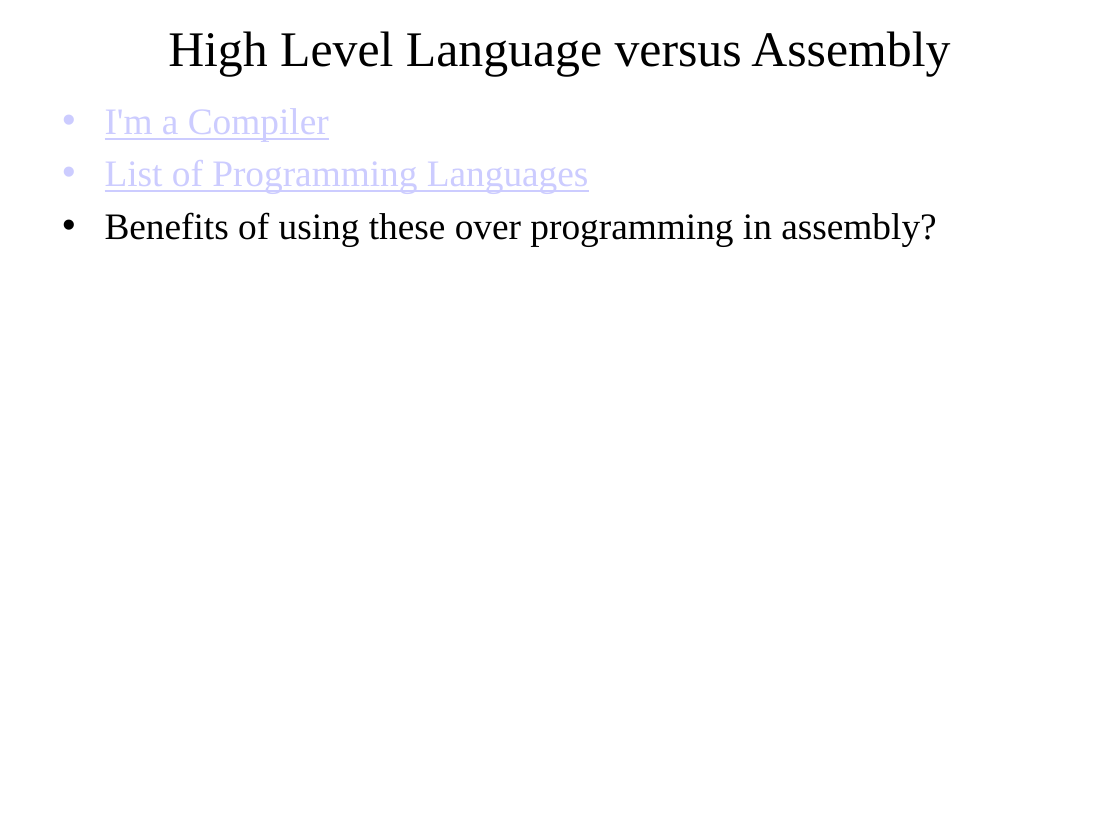
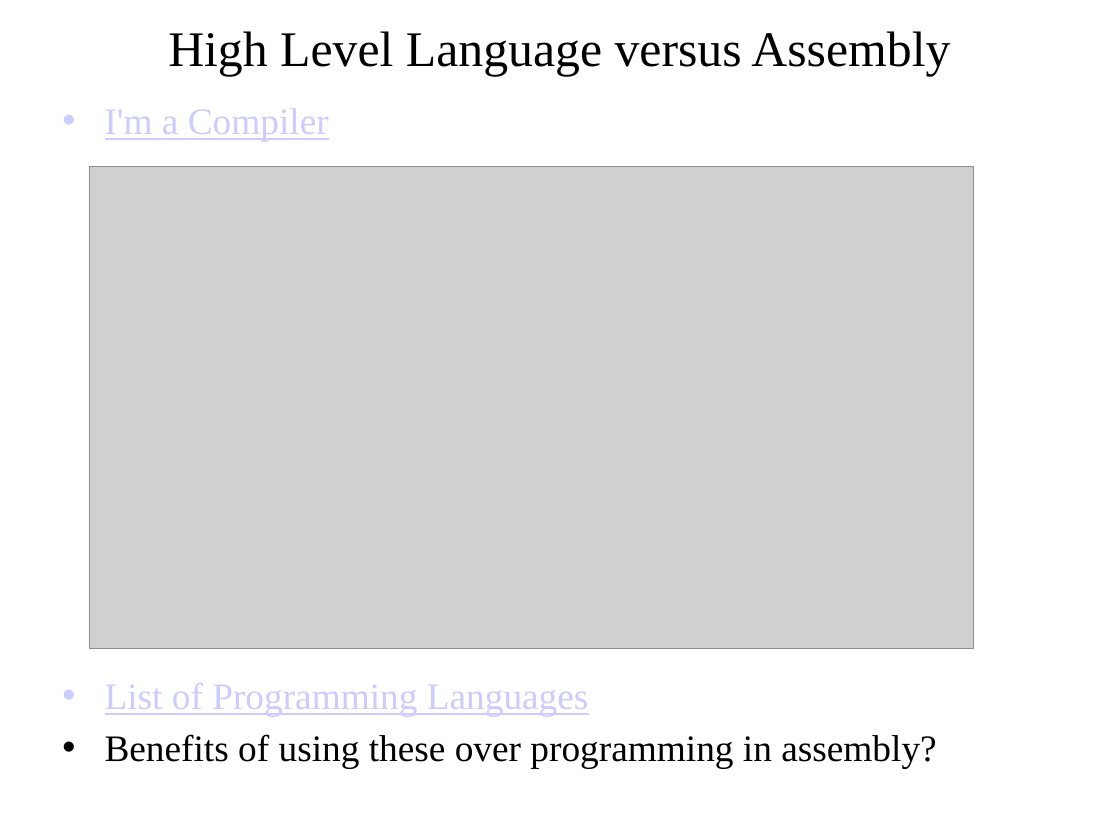
Before and after one commit to pw4rn3r/ECE382, a slide deck: slide 5 of notes/L19/Lsn19.pptx. Drawn at 1120x840 pixels with LibreOffice and Linux fonts; fonts in the diff are those of the drawing; grey boxes stand for pictures. Boxes give left, top, right and bottom in pixels: in the first picture for what was removed or moved away, otherwise in the second. Text is boxed around its words. In the diff, an @@ line names an element or a change of style, - is before the commit and + after.

```diff
--- a/notes/L19/Lsn19.pptx
+++ b/notes/L19/Lsn19.pptx
@@ text "I'm a Compiler" rewrapped from bbox=[105, 108, 936, 246] to bbox=[105, 108, 936, 768] @@
@@ picture added at bbox=[90, 167, 974, 648] @@
```
Also in this commit, not shown: 2 other slides changed.
